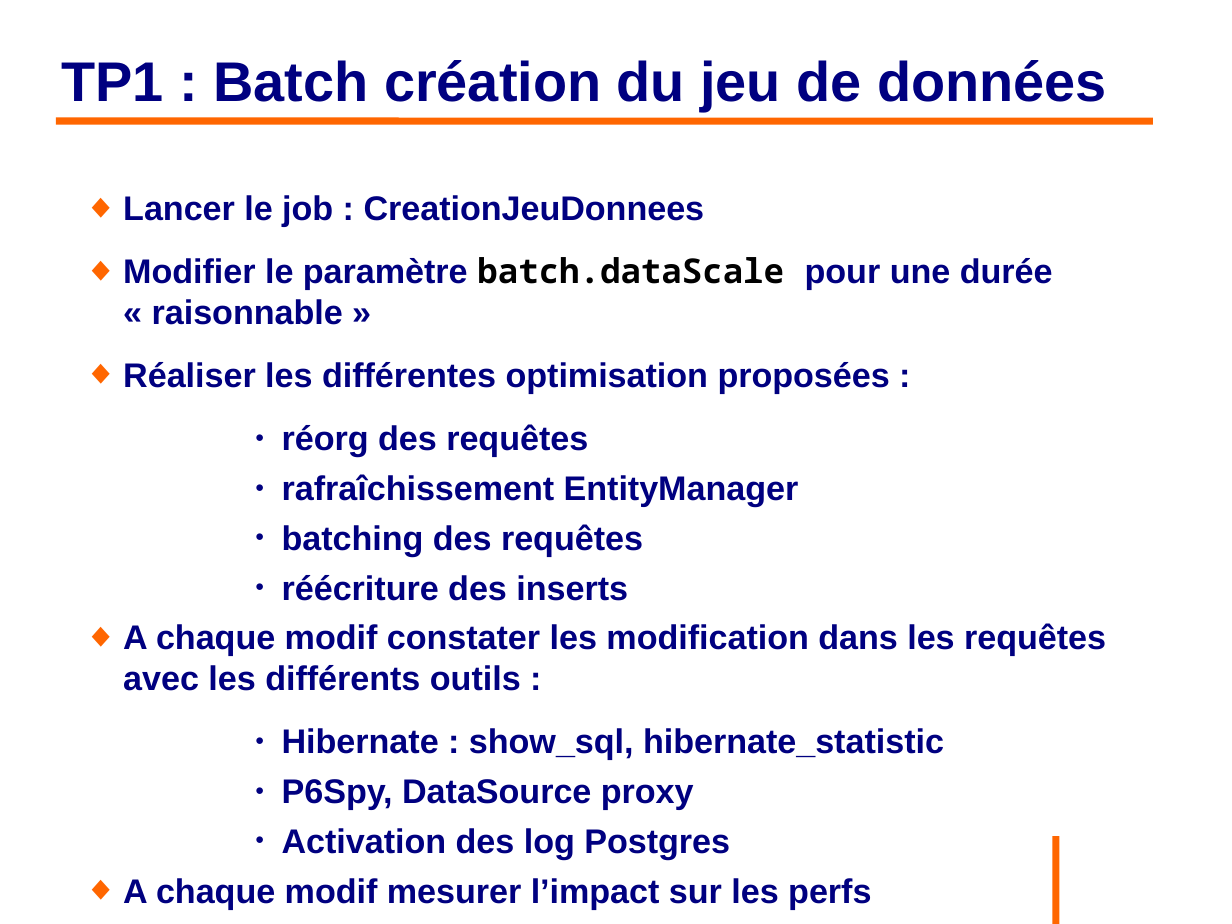
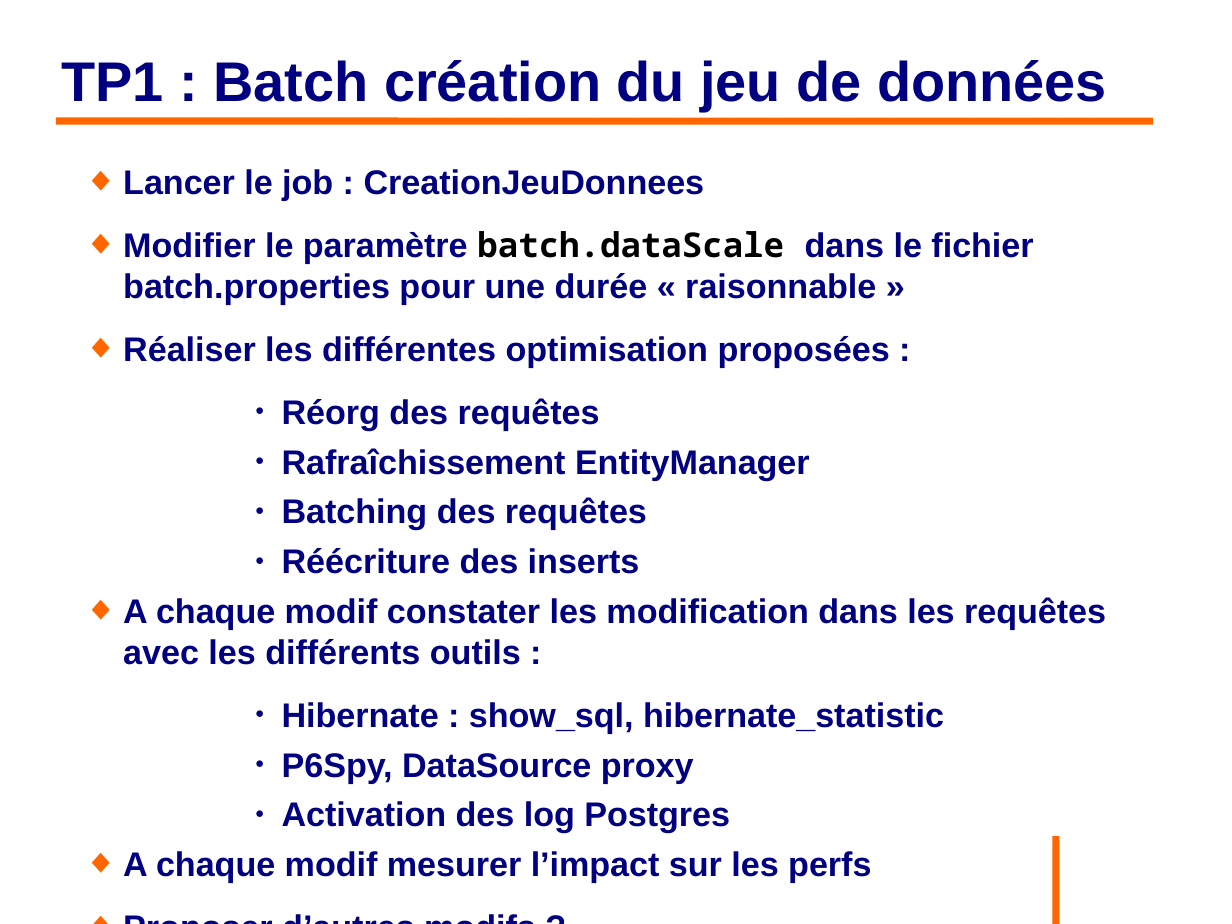
Before and after one commit to philphils/formation-hibernate-avancee, a slide deck: slide 21 of Documentation/diapo_formation_hibernate_avancee.odp. Drawn at 1232x924 pixels with LibreOffice and Linux fonts; fonts in the diff are those of the drawing; background and template pictures are left out. Boxes give left, top, right and bottom in pixels: in the first picture for what was removed or moved away, otherwise in the second. Text is boxed around its words. In the diff, an @@ line names an element or a change of style, - is before the commit and + after.

```diff
--- a/Documentation/diapo_formation_hibernate_avancee.odp
+++ b/Documentation/diapo_formation_hibernate_avancee.odp
@@ text "Lancer le job : CreationJeuDonnees": place and size @@
-text "Lancer le job : CreationJeuDonnees" at (123,195,1106,909)
+text "Lancer le job : CreationJeuDonnees" at (123,169,1106,883)
@@ text at (123,231,1033,305): text changed @@
-◆ Modifier le paramètre batch.dataScale pour une durée « raisonnable »
+◆ Modifier le paramètre batch.dataScale dans le fichier batch.properties pour une durée « raisonnable »
@@ text at (282,398,810,574): text changed @@
-      ● réorg des requêtes
-      ● rafraîchissement EntityManager
-      ● batching des requêtes
-      ● réécriture des inserts
+      ● Réorg des requêtes
+      ● Rafraîchissement EntityManager
+      ● Batching des requêtes
+      ● Réécriture des inserts
```
Also in this commit, not shown: 8 other slides changed.
